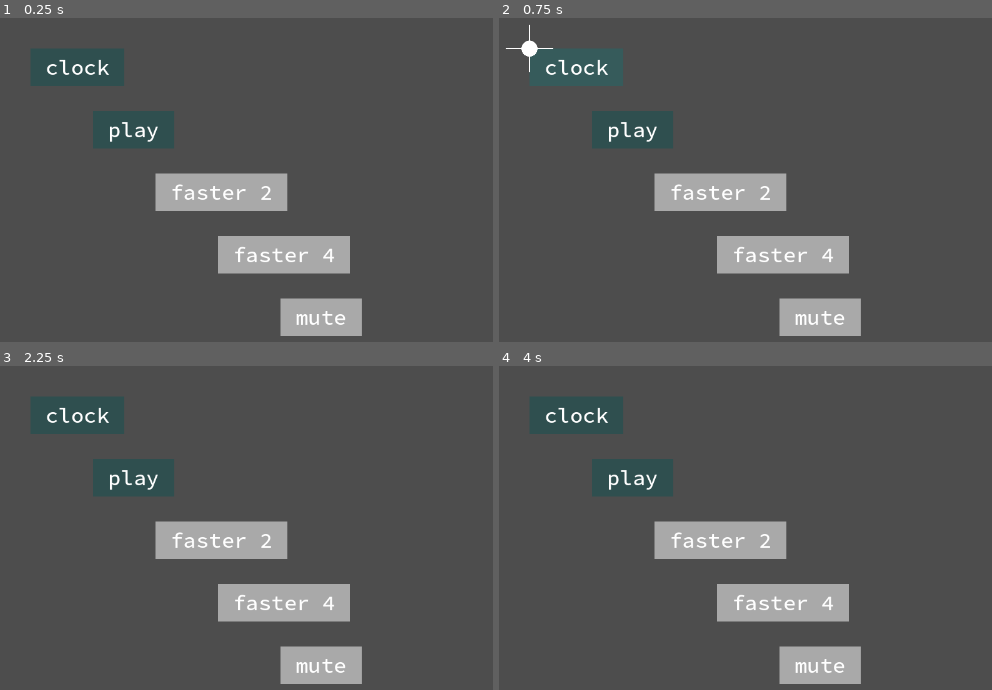
Above: before the commit, frames 1-4 (two rows, left to right).
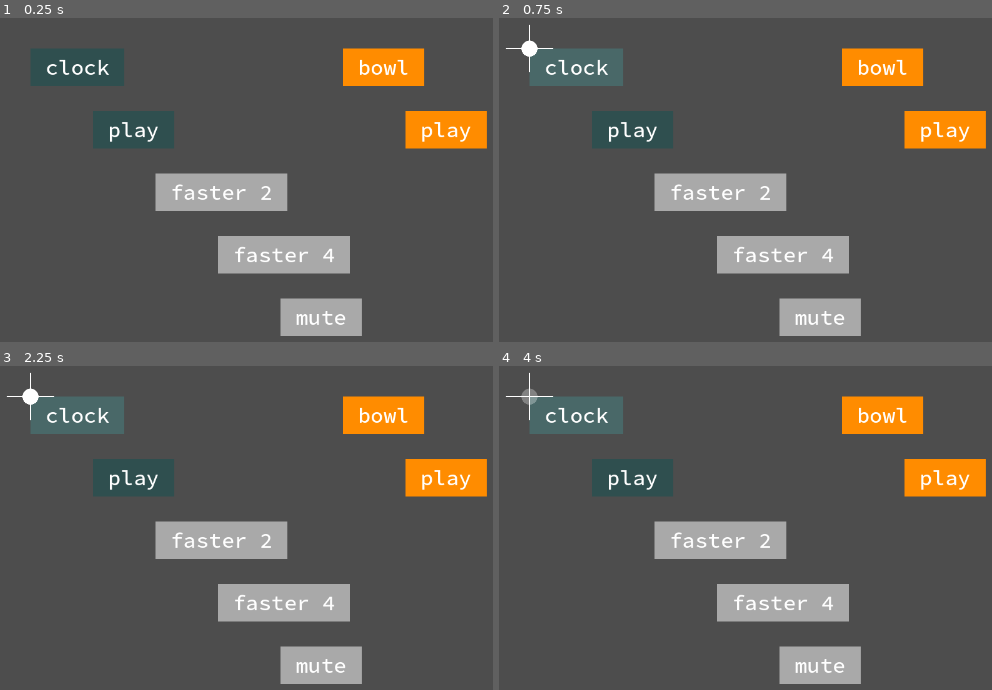
Above: after the commit, the same moments.

Repository: cappelnord/life-codes-interaction
Game: Godot game, scene res://interaction/interaction_root.tscn
The game is run twice, just before and just after one commit, with the same random seed, the same clock (stepped at 60 frames per second) and the same inputs.
Inputs (mouse positions are in pixels of both pictures, inside the frame that each line leads up to):
- Up to frame 1 (0.25 s): no input
- Up to frame 2 (0.75 s): tap Enter at 0.5 s; move the mouse to (outside the picture) at 0.52 s; tap M (toggle_mouse_cursor) at 0.6 s; click (outside the picture) at 0.67 s
- Up to frame 3 (2.25 s): tap Space at 1.25 s; move the mouse to (330, 560) at 1.27 s; tap M (toggle_mouse_cursor) at 1.35, 2.1 s; click (330, 560) at 1.42 s; tap Enter at 2 s; move the mouse to (448, 459) at 2.02 s; click (448, 459) at 2.17 s
- Up to frame 4 (4 s): tap Space at 2.75 s; move the mouse to (858, 566) at 2.77 s; tap M (toggle_mouse_cursor) at 2.85, 3.6 s; click (858, 566) at 2.92 s; tap Enter at 3.5 s; move the mouse to (outside the picture) at 3.52 s; click (outside the picture) at 3.67 s

The runs differ from the first frame. In frame 1, 3.9% of the frame differs, in the area x 69-99%, y 9-41%; in frame 2, 3.9%; in frame 3, 6.0%, in the area x 1-99%, y 2-41%; in frame 4, 5.9%.

Commit message:
more work

Diff:
--- a/interaction/materials/code_block_material.gdshader
+++ b/interaction/materials/code_block_material.gdshader
@@ -1,6 +1,7 @@
 shader_type canvas_item;
 
 uniform vec3 hsv;
+uniform vec3 rgb_add;
 
 const float THREESIXTY_DEG = 1.0;
 const float SIXTY_DEG = 0.166666667;
@@ -74,5 +75,5 @@
 void fragment() {
 	vec4 c = texture(TEXTURE, UV);
 	vec3 cHSV = rgb2hsv(c.rgb);
-	COLOR = vec4(hsv2rgb(vec3(hsv.x, cHSV.y * hsv.y, cHSV.z * hsv.z)), c.a);
+	COLOR = vec4(hsv2rgb(vec3(hsv.x, cHSV.y * hsv.y, cHSV.z * hsv.z)) + rgb_add, c.a);
 }
--- a/interaction/nodes/code_block.tscn
+++ b/interaction/nodes/code_block.tscn
@@ -10,6 +10,7 @@
 [sub_resource type="ShaderMaterial" id="ShaderMaterial_kkdvp"]
 shader = ExtResource("3_wfl8u")
 shader_parameter/hsv = Vector3(0.8, 1, 1)
+shader_parameter/rgb_add = null
 
 [sub_resource type="RectangleShape2D" id="RectangleShape2D_eu6dc"]
 
--- a/interaction/scripts/code_block_loader.gd
+++ b/interaction/scripts/code_block_loader.gd
@@ -32,11 +32,27 @@
 		[]
 	))
 
-	var play_spec = manager.add_spec(CodeBlockSpec.new(
+	var clock_play_spec = manager.add_spec(CodeBlockSpec.new(
 		&"play",
 		"play",
 		CodeBlock.Type.ACTION,
 		clock_family,
+		[]
+	))
+
+	var bowl_spec = manager.add_spec(CodeBlockSpec.new(
+		&"bowl",
+		"bowl",
+		CodeBlock.Type.SUBJECT,
+		bowl_family,
+		[]
+	))
+
+	var bowl_play_spec = manager.add_spec(CodeBlockSpec.new(
+		&"play",
+		"play",
+		CodeBlock.Type.ACTION,
+		bowl_family,
 		[]
 	))
 
@@ -62,8 +78,18 @@
 	))
 
 	manager.add_slot(CodeBlockSlot.new(
-		play_spec,
+		clock_play_spec,
 		Vector2(200, 200)
+	))
+
+	manager.add_slot(CodeBlockSlot.new(
+		bowl_spec,
+		Vector2(600, 100)
+	))
+
+	manager.add_slot(CodeBlockSlot.new(
+		bowl_play_spec,
+		Vector2(700, 200)
 	))
 
 	manager.add_slot(CodeBlockSlot.new(
--- a/interaction/scripts/code_block_visual.gd
+++ b/interaction/scripts/code_block_visual.gd
@@ -18,12 +18,14 @@
 
 func _update_material():
 	var rgb = block.slot.spec.family.color
-	var _hsv_mod = Vector3(1, 1, 1)
+	var hsv_mod = Vector3(1, 1, 1)
+	var rgb_add = Vector3(0, 0, 0)
 
 	if _hover:
-		_hsv_mod = Vector3(1, 1, 1.15)
+		rgb_add = Vector3(0.1, 0.1, 0.1)
 
-	background_material.set_shader_parameter("hsv", Vector3(rgb.h, rgb.s, rgb.v) * _hsv_mod)
+	background_material.set_shader_parameter("hsv", Vector3(rgb.h, rgb.s, rgb.v) * hsv_mod)
+	background_material.set_shader_parameter("rgb_add", rgb_add)
 
 
 # Called every frame. 'delta' is the elapsed time sinc e the previous frame.
--- a/interaction/scripts/mouse_cursor_controller.gd
+++ b/interaction/scripts/mouse_cursor_controller.gd
@@ -41,6 +41,7 @@
 	var cursor : Cursor = _manager.get_cursor(id)
 	Input.set_mouse_mode(Input.MOUSE_MODE_VISIBLE)
 	if cursor != null:
-		_lastPosition = cursor.position
+		# _lastPosition = cursor.position
+		_lastPosition = Vector2(100, 100)
 	_manager.despawn(id)
 	_active = false
